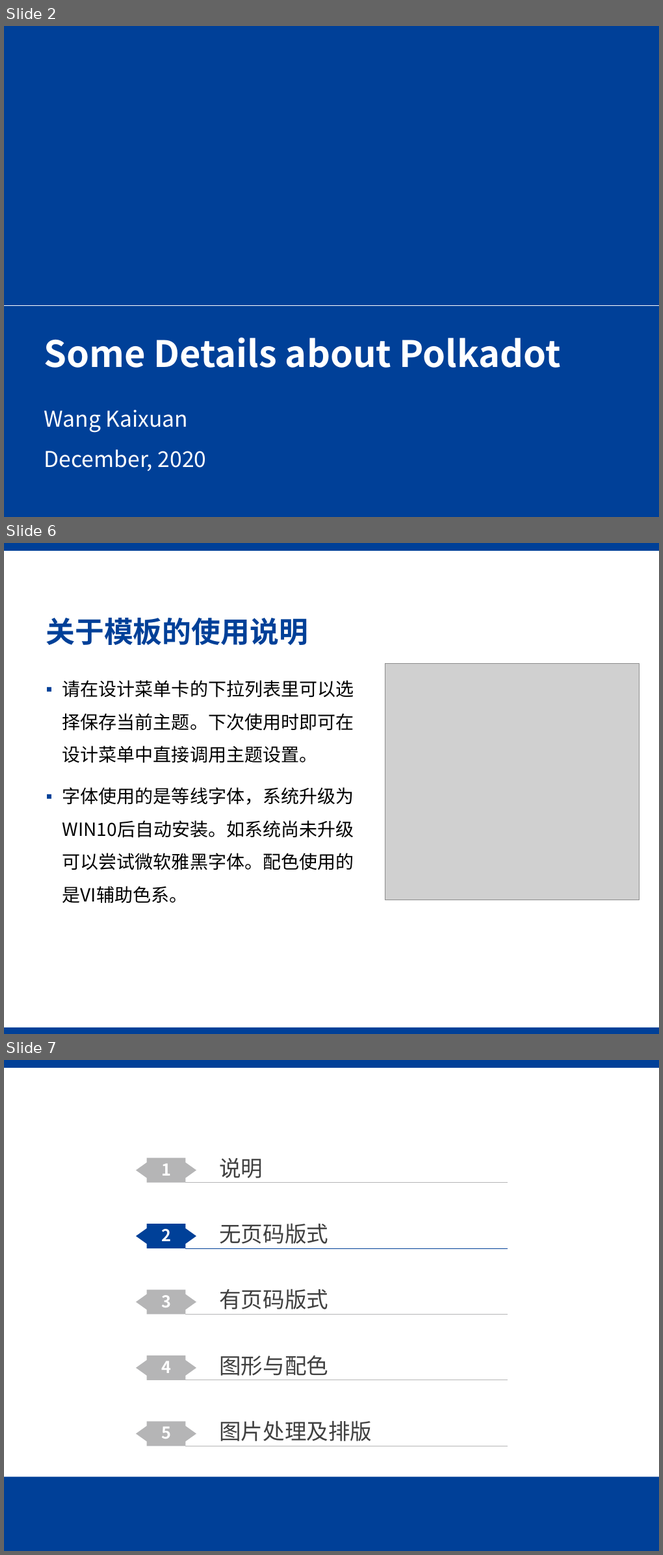
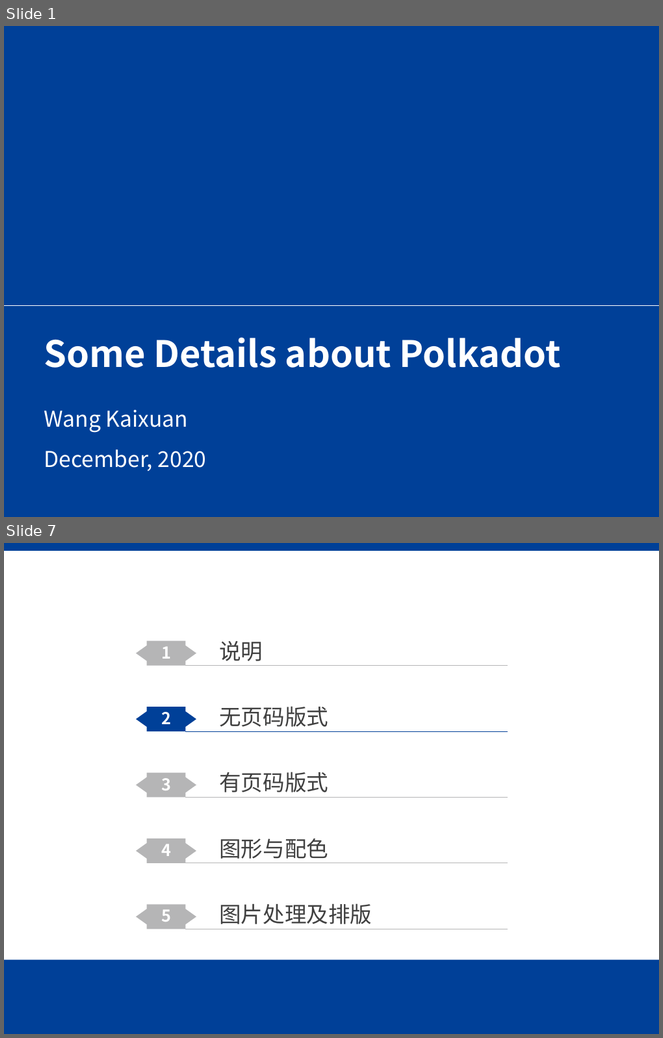
Before and after one commit to Voidkai/Polkadot, a slide deck: Polkadot-PPT.pptx. Shown one above the other, each under a label of ours: slides 2, 6 and 7 before the commit, slides 1 and 7 after it; the slides between them are not shown. The pictures are 663x1555 and 663x1038 pixels, drawn with LibreOffice and Linux fonts; fonts in the diff are those of the drawing; grey boxes stand for pictures; background and template pictures are left out. Boxes give left, top, right and bottom in pixels: in the first picture for what was removed or moved away, otherwise in the second. Text is boxed around its words. In the diff, an @@ line names an element or a change of style, - is before the commit and + after.

```diff
--- a/Polkadot-PPT.pptx
+++ b/Polkadot-PPT.pptx
@@ slide 6 removed at bbox=[4, 543, 659, 1034], background #FFFFFF; not listed: 1 template element that a slide beside it also shows @@
@@ title removed at bbox=[46, 618, 308, 645] @@
-关于模板的使用说明
@@ picture removed at bbox=[386, 663, 640, 900] @@
@@ text removed at bbox=[62, 680, 354, 903] @@
-▪ 请在设计菜单卡的下拉列表里可以选择保存当前主题。下次使用时即可在设计菜单中直接调用主题设置。
-▪ 字体使用的是等线字体，系统升级为WIN10后自动安装。如系统尚未升级可以尝试微软雅黑字体。配色使用的是VI辅助色系。
@@ rectangle removed at bbox=[4, 1028, 659, 1034] @@
@@ what was slide 2 is now slide 1 @@
```
Also in this commit, not shown: 2 slides changed, 3 slides added, 14 other slides removed.
